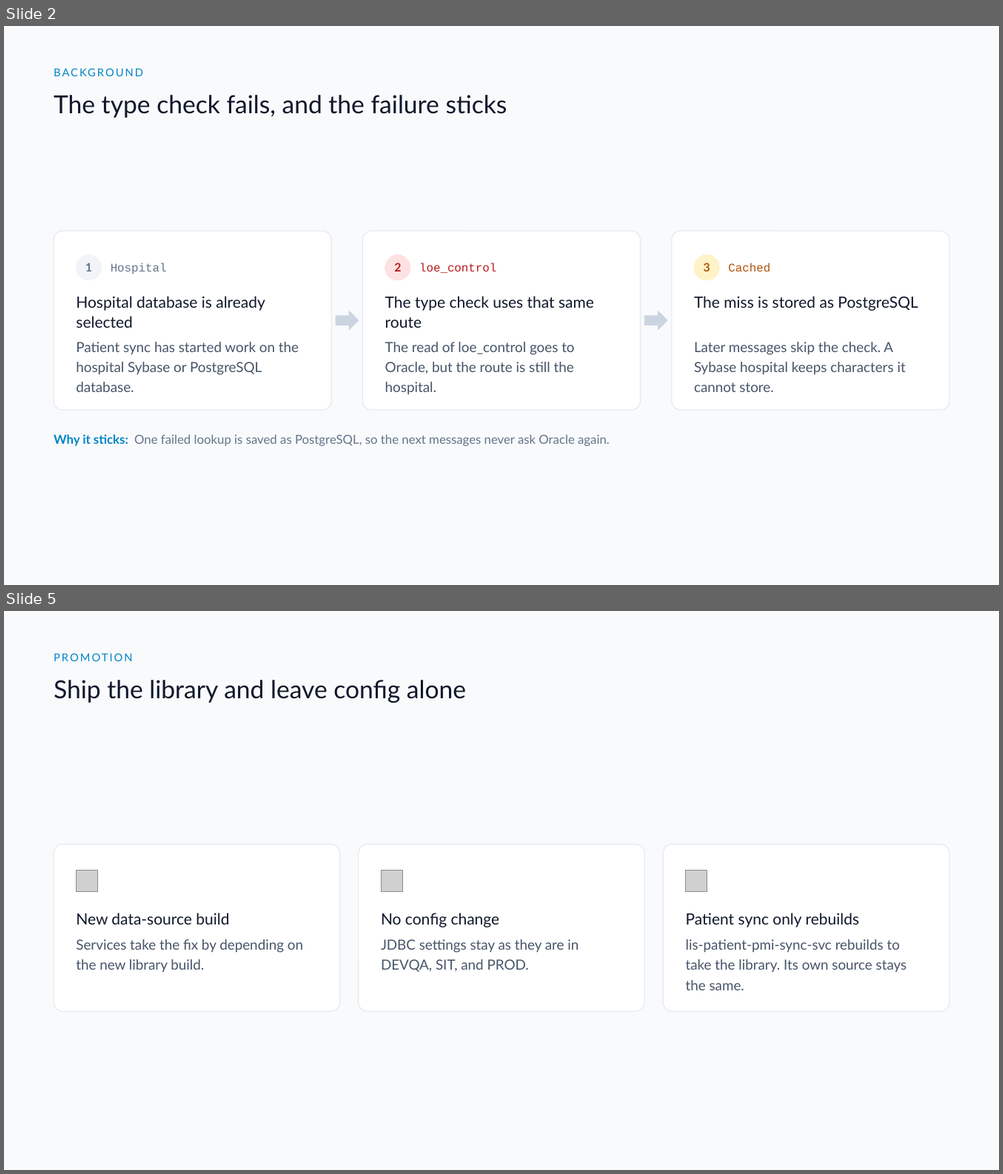
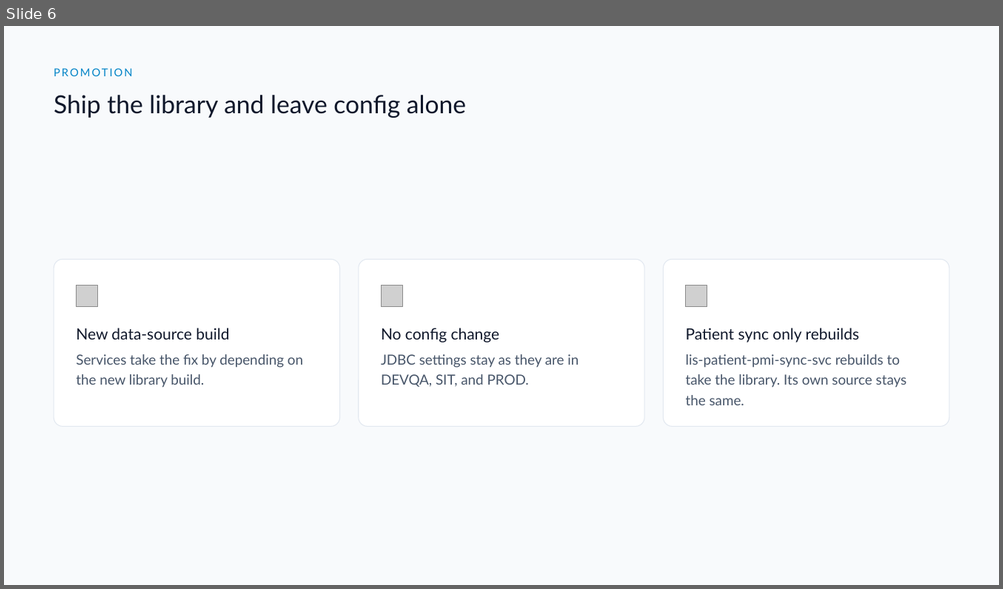
Before and after one commit to DragonChong/HA-Notes, a slide deck: SDLC/Projects/TMP-oracle-route-lookup — Oracle route lookup/assets/Oracle route lookup.pptx. Shown one above the other, each under a label of ours: slides 2 and 5 before the commit, slide 6 after it; the slides between them are not shown. The pictures are 1003x1174 and 1003x589 pixels, drawn with LibreOffice and Linux fonts; fonts in the diff are those of the drawing; grey boxes stand for pictures. Boxes give left, top, right and bottom in pixels: in the first picture for what was removed or moved away, otherwise in the second. Text is boxed around its words. In the diff, an @@ line names an element or a change of style, - is before the commit and + after.

```diff
--- a/SDLC/Projects/TMP-oracle-route-lookup — Oracle route lookup/assets/Oracle route lookup.pptx
+++ b/SDLC/Projects/TMP-oracle-route-lookup — Oracle route lookup/assets/Oracle route lookup.pptx
@@ slide 2 removed at (4,26,999,585), background #F8FAFC @@
@@ text removed at (54,63,949,82) @@
-BACKGROUND
@@ text removed at (54,95,507,118) @@
-The type check fails, and the failure sticks
@@ rounded rectangle removed at (54,231,332,410) @@
@@ rounded rectangle removed at (363,231,640,410) @@
@@ rounded rectangle removed at (671,231,949,410) @@
@@ ellipse removed at (77,255,102,281) @@
-1
@@ text removed at (111,264,167,274) @@
-Hospital
@@ ellipse removed at (385,255,410,281) @@
-2
@@ text removed at (419,264,496,273) @@
-loe_control
@@ ellipse removed at (694,255,720,281) @@
-3
@@ text removed at (728,264,770,272) @@
-Cached
@@ text removed at (76,296,265,328) @@
-Hospital database is already selected
@@ right arrow removed at (336,312,358,329) @@
@@ text removed at (385,296,594,328) @@
-The type check uses that same route
@@ right arrow removed at (645,312,667,329) @@
@@ text removed at (694,296,917,311) @@
-The miss is stored as PostgreSQL
@@ text removed at (76,342,299,392) @@
-Patient sync has started work on the hospital Sybase or PostgreSQL database.
@@ text removed at (385,342,574,395) @@
-The read of loe_control goes to Oracle, but the route is still the hospital.
@@ text removed at (694,342,905,392) @@
-Later messages skip the check. A Sybase hospital keeps characters it cannot store.
@@ text removed at (54,434,609,446) @@
-Why it sticks: One failed lookup is saved as PostgreSQL, so the next messages never ask Oracle again.
@@ what was slide 5 is now slide 6 @@
```
Also in this commit, not shown: 5 slides changed, 3 slides added, 1 other slide removed, 3 other files.
